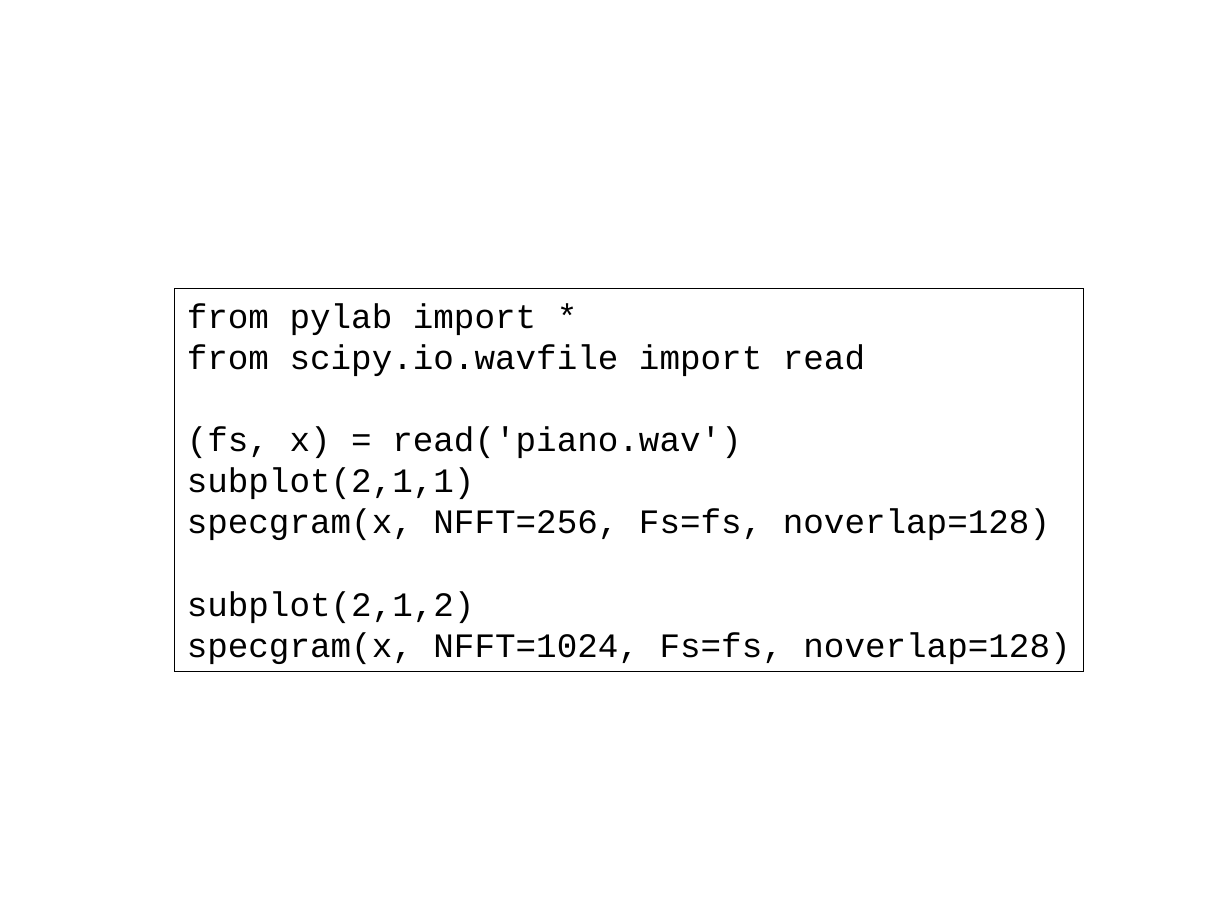
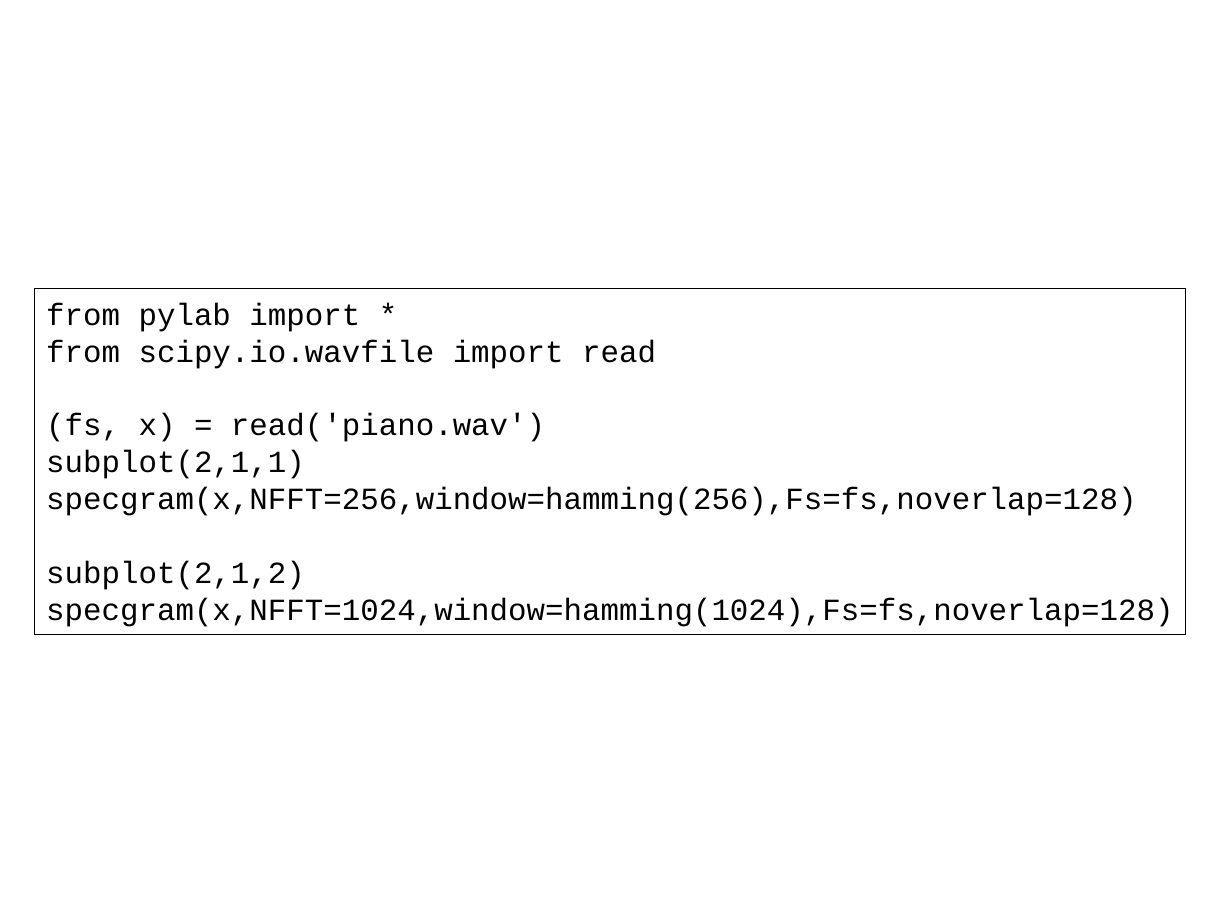
Before and after one commit to MTG/sms-tools, a slide deck: slide 25 of teaching-material/lectures/lect4-STFT/4-STFT.odp (slide 23 before the commit). Drawn at 1232x924 pixels with LibreOffice and Linux fonts; fonts in the diff are those of the drawing. Boxes give left, top, right and bottom in pixels: in the first picture for what was removed or moved away, otherwise in the second. Text is boxed around its words. In the diff, an @@ line names an element or a change of style, - is before the commit and + after.

Commit message:
lecture changes

```diff
--- a/teaching-material/lectures/lect4-STFT/4-STFT.odp
+++ b/teaching-material/lectures/lect4-STFT/4-STFT.odp
@@ rectangle "from pylab import *": place and size @@
-rectangle "from pylab import *" at (175, 288, 1084, 671)
+rectangle "from pylab import *" at (34, 288, 1186, 634)
@@ text in rectangle at (46, 302, 656, 590): size 20 to 18 pt in "from pylab import *", "from scipy.io.wavfile import read", "(fs, x) = read('piano.wav')", "subplot(2,1,1)" and 1 more places @@
@@ text in rectangle at (46, 487, 1136, 516): text changed; size 20 to 18 pt @@
-specgram(x, NFFT=256, Fs=fs, noverlap=128)
+specgram(x,NFFT=256,window=hamming(256),Fs=fs,noverlap=128)
@@ text in rectangle at (46, 598, 1173, 627): text changed; size 20 to 18 pt @@
-specgram(x, NFFT=1024, Fs=fs, noverlap=128)
+specgram(x,NFFT=1024,window=hamming(1024),Fs=fs,noverlap=128)
```
Also in this commit, not shown: 13 other slides changed, 5 slides added, 3 slides removed, 7 other files.
